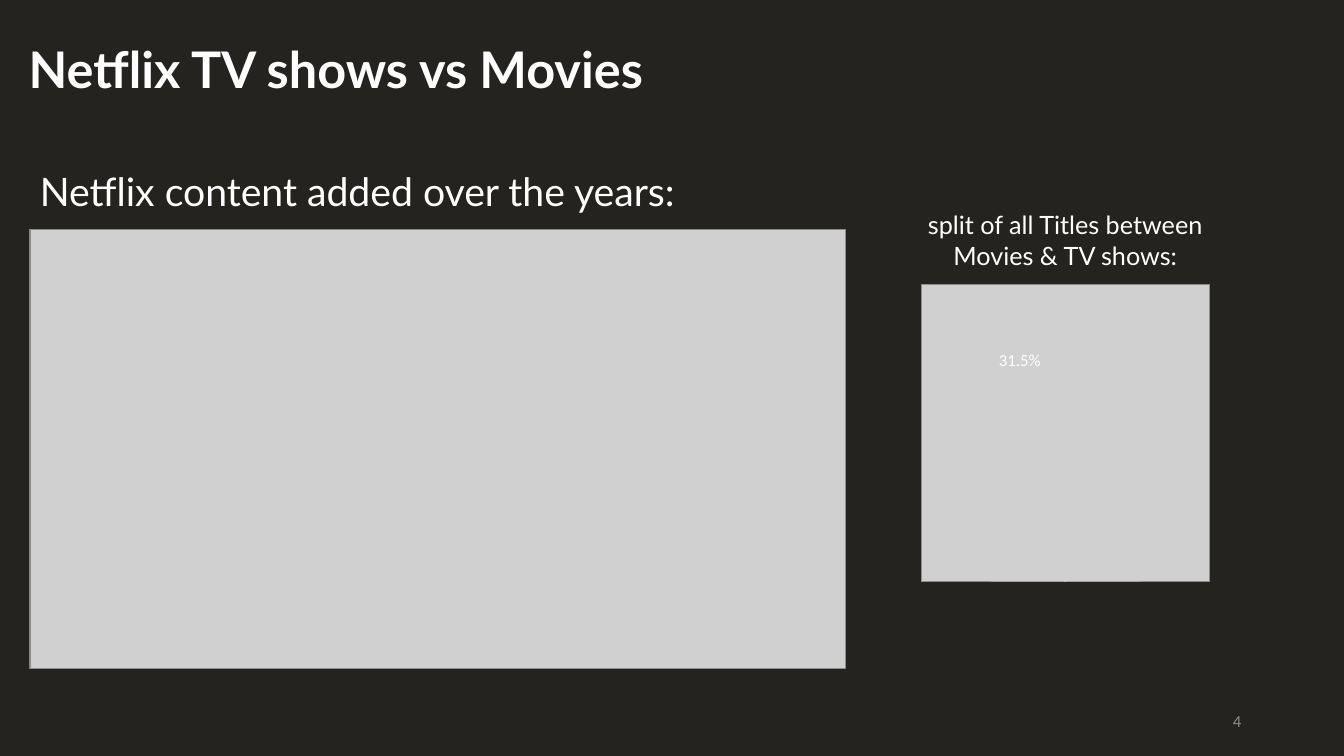
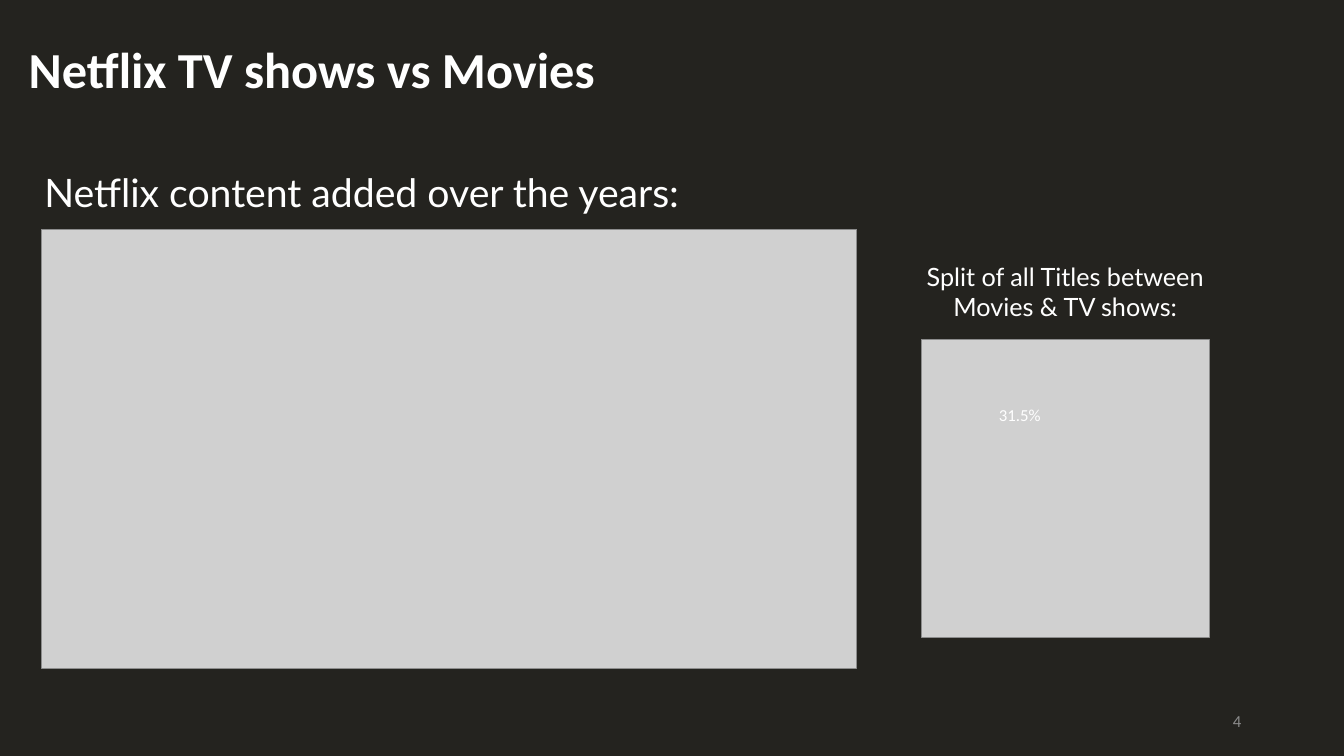
Before and after one commit to HaifaNajdawi/The_big_chill, a slide deck: slide 4 of Final_Report_Out_Presentation.pptx. Drawn at 1344x756 pixels with LibreOffice and Linux fonts; fonts in the diff are those of the drawing; grey boxes stand for pictures. Boxes give left, top, right and bottom in pixels: in the first picture for what was removed or moved away, otherwise in the second. Text is boxed around its words. In the diff, an @@ line names an element or a change of style, - is before the commit and + after.

```diff
--- a/Final_Report_Out_Presentation.pptx
+++ b/Final_Report_Out_Presentation.pptx
@@ text "Netflix TV shows vs Movies" at <box>29,52,595,89</box>: font Lato to Calibri @@
@@ text "Netflix content added over the ...": place and size @@
-text "Netflix content added over the ..." at <box>40,177,675,213</box>
+text "Netflix content added over the ..." at <box>44,178,679,214</box>
@@ picture: place and size @@
-picture at <box>30,229,846,667</box>
+picture at <box>41,229,857,667</box>
@@ text at <box>927,267,1204,316</box>: text changed @@
-split of all Titles between Movies & TV shows:
+Split of all Titles between Movies & TV shows:
@@ picture: place and size @@
-picture at <box>922,284,1210,582</box>
+picture at <box>922,340,1210,637</box>
@@ text "31.5%": place and size @@
-text "31.5%" at <box>999,355,1041,366</box>
+text "31.5%" at <box>999,410,1041,421</box>
```
Also in this commit, not shown: 10 other slides changed, 4 slides added, 1 slide removed.
